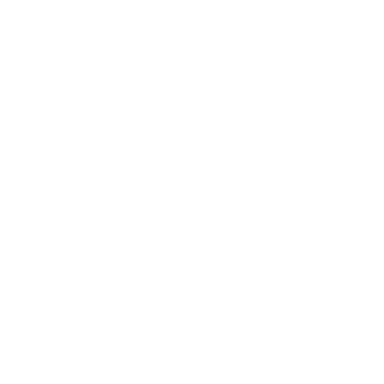
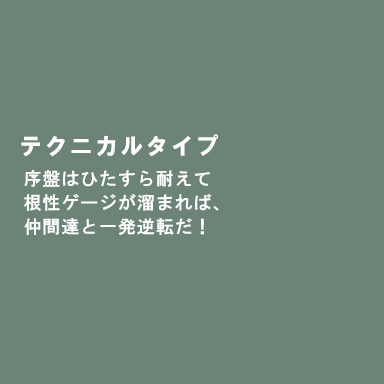
The second 384px x 384px image is a revision of the first. Changes to its layers:
hid group "∵" (2 layers) over (21, 134, 295, 235)
added group "アラミタマ" with 2 layers above "アイル―フォント" over (21, 134, 219, 235)
added layer "序盤はひたすら耐えて 根性ゲージが溜まれば、 仲間達と一発逆転だ！" in group "アラミタマ" over (24, 170, 219, 235)
added layer "テクニカルタイプ" in group "アラミタマ" over (21, 134, 219, 157)
showed "背景" over (0, 0, 384, 384)
